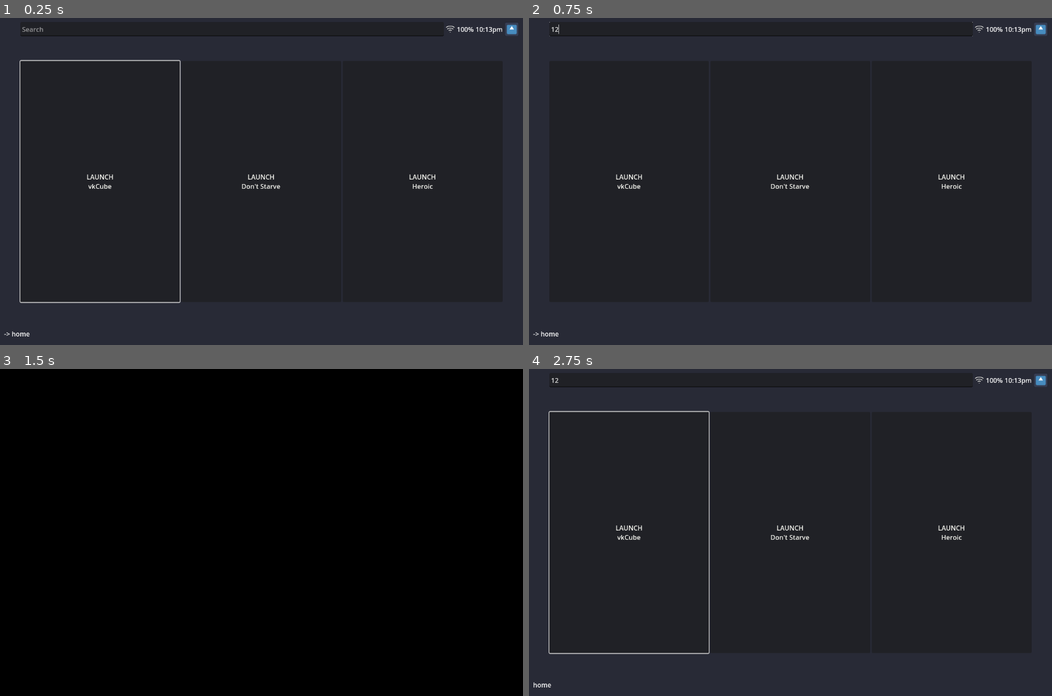
Above: before the commit, frames 1-4 (two rows, left to right).
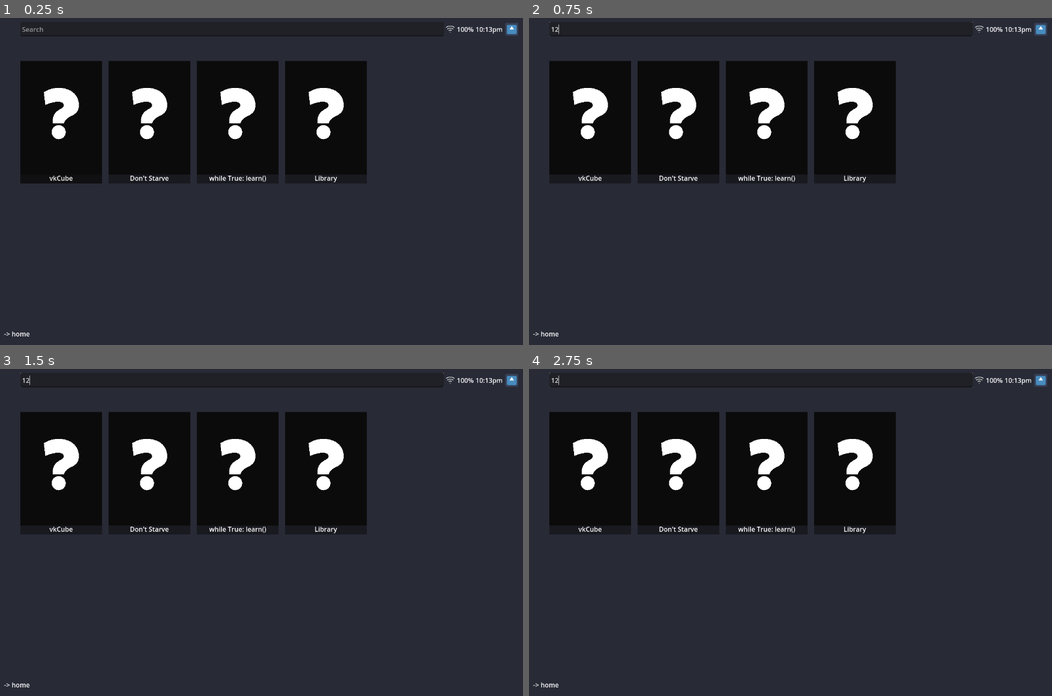
Above: after the commit, the same moments.

Repository: ShadowBlip/OpenGamepadUI
Game: Godot game, scene res://main.tscn
Two runs of this game, one before a commit and one after it. Both use one fixed random seed, a clock stepped at 60 frames per second and the inputs below. The engine's default icon, where the game draws it, is replaced by a stand-in: a white triangle on a blue panel in a dark square.
Inputs (mouse positions are in pixels of both pictures, inside the frame that each line leads up to):
- Up to frame 1 (0.25 s): no input
- Up to frame 2 (0.75 s): click (759, 27) at 0.52 s; type "12" at 0.6 s
- Up to frame 3 (1.5 s): click "LAUNCH vkCube" (after the commit: "vkCube") at 1.25 s
- Up to frame 4 (2.75 s): click (680, 473) at 2 s, where only the run after the commit has a clickable "Don't Starve"

The runs differ from the first frame. In frame 1, 22% of the frame differs, in the area x 3-84%, y 12-88%; in frame 2, 22%; in frame 3, 80%, in the area x 0-100%, y 0-100%; in frame 4, 22%.

Commit message:
Work on library menu and home screen

Diff:
--- a/core/ui/components/poster.gd
+++ b/core/ui/components/poster.gd
@@ -1,3 +1,4 @@
+@tool
 extends TextureButton
 
 enum LAYOUT_MODE {
@@ -10,18 +11,21 @@
 	LAYOUT_MODE.PORTRAIT: Vector2(600, 900) / 3,
 }
 
+@export var text: String = "Empty"
 @export_file("*.ogg") var focus_audio = "res://assets/audio/interface/glitch_004.ogg"
 @export_file("*.ogg") var select_audio = "res://assets/audio/interface/select_002.ogg"
 @export var layout: LAYOUT_MODE = LAYOUT_MODE.LANDSCAPE
 var focus_audio_stream = load(focus_audio)
 var select_audio_stream = load(select_audio)
 
+@onready var label: Label = $Label
 @onready var panel: Panel = $Panel
 @onready var panel_alpha: int = panel.modulate.a8
 
 # Called when the node enters the scene tree for the first time.
 func _ready() -> void:
 	_set_layout(LAYOUTS[layout])
+	label.text = text
 
 	# Connect to focus events
 	focus_entered.connect(_play_sound.bind(focus_audio_stream))
--- a/core/ui/components/poster.tscn
+++ b/core/ui/components/poster.tscn
@@ -24,7 +24,6 @@
 [node name="Panel" type="Panel" parent="."]
 modulate = Color(1, 1, 1, 0.501961)
 custom_minimum_size = Vector2(0, 22)
-layout_mode = 1
 anchors_preset = 12
 anchor_top = 1.0
 anchor_right = 1.0
@@ -36,7 +35,6 @@
 [node name="EmptyPanel" type="Panel" parent="."]
 modulate = Color(0.956863, 1, 0.760784, 1)
 show_behind_parent = true
-layout_mode = 1
 anchors_preset = 15
 anchor_right = 1.0
 anchor_bottom = 1.0
@@ -44,7 +42,6 @@
 grow_vertical = 2
 
 [node name="Label" type="Label" parent="."]
-layout_mode = 1
 anchors_preset = 12
 anchor_top = 1.0
 anchor_right = 1.0
--- a/core/ui/menu/home_menu.gd
+++ b/core/ui/menu/home_menu.gd
@@ -7,7 +7,7 @@
 	state_mgr.state_changed.connect(_on_state_changed)
 
 	# Grab the first button as focus
-	var button: Button = $MarginContainer/HBoxContainer/Button
+	var button: TextureButton = $MarginContainer/ScrollContainer/HBoxContainer/Button
 	button.grab_focus.call_deferred()
 
 func _on_state_changed(from: int, to: int):
@@ -16,5 +16,5 @@
 		state_mgr.remove_state(StateManager.State.HOME)
 	if to == StateManager.State.HOME:
 		# Grab the first button as focus
-		var button: Button = $MarginContainer/HBoxContainer/Button
+		var button: TextureButton = $MarginContainer/ScrollContainer/HBoxContainer/Button
 		button.grab_focus.call_deferred()
--- a/core/ui/menu/home_menu.tscn
+++ b/core/ui/menu/home_menu.tscn
@@ -1,9 +1,9 @@
-[gd_scene load_steps=5 format=3]
+[gd_scene load_steps=5 format=3 uid="uid://bj8ej083is2oc"]
 
 [ext_resource type="PackedScene" uid="uid://bargrxdqbu3gl" path="res://core/systems/launcher/launcher.tscn" id="1_pm3kc"]
 [ext_resource type="Theme" uid="uid://bko0q7gp1hwjp" path="res://assets/themes/dracula.tres" id="1_x16u8"]
 [ext_resource type="Script" path="res://core/ui/menu/home_menu.gd" id="2_inwir"]
-[ext_resource type="PackedScene" uid="uid://df5o1o2dsik84" path="res://core/ui/components/button.tscn" id="3_qu1mp"]
+[ext_resource type="PackedScene" uid="uid://dy11p1f1avde" path="res://core/ui/components/poster.tscn" id="5_hs4on"]
 
 [node name="HomeMenu" type="Control" groups=["menu"]]
 layout_mode = 3
@@ -18,6 +18,7 @@
 script = ExtResource("2_inwir")
 
 [node name="Panel" type="Panel" parent="."]
+layout_mode = 1
 anchors_preset = 15
 anchor_right = 1.0
 anchor_bottom = 1.0
@@ -25,6 +26,7 @@
 grow_vertical = 2
 
 [node name="MarginContainer" type="MarginContainer" parent="."]
+layout_mode = 1
 anchors_preset = 15
 anchor_right = 1.0
 anchor_bottom = 1.0
@@ -35,56 +37,86 @@
 theme_override_constants/margin_right = 50
 theme_override_constants/margin_bottom = 50
 
-[node name="HBoxContainer" type="HBoxContainer" parent="MarginContainer"]
+[node name="ScrollContainer" type="ScrollContainer" parent="MarginContainer"]
+layout_mode = 2
 offset_left = 50.0
 offset_top = 50.0
 offset_right = 1230.0
 offset_bottom = 750.0
+follow_focus = true
+horizontal_scroll_mode = 3
+vertical_scroll_mode = 0
+
+[node name="HBoxContainer" type="HBoxContainer" parent="MarginContainer/ScrollContainer"]
+layout_mode = 2
+offset_right = 848.0
+offset_bottom = 300.0
 grow_horizontal = 2
 grow_vertical = 2
+theme_override_constants/separation = 16
 
-[node name="Button" parent="MarginContainer/HBoxContainer" instance=ExtResource("3_qu1mp")]
+[node name="Button" parent="MarginContainer/ScrollContainer/HBoxContainer" instance=ExtResource("5_hs4on")]
+custom_minimum_size = Vector2(200, 300)
+layout_mode = 2
 anchors_preset = 0
 anchor_right = 0.0
 anchor_bottom = 0.0
-offset_right = 390.0
-offset_bottom = 700.0
+offset_right = 200.0
+offset_bottom = 300.0
 grow_horizontal = 1
 grow_vertical = 1
-text = "LAUNCH
-vkCube"
+text = "vkCube"
+layout = 1
 
-[node name="Launcher" parent="MarginContainer/HBoxContainer/Button" instance=ExtResource("1_pm3kc")]
+[node name="Launcher" parent="MarginContainer/ScrollContainer/HBoxContainer/Button" instance=ExtResource("1_pm3kc")]
 cmd = "vkcube"
 
-[node name="Button1" parent="MarginContainer/HBoxContainer" instance=ExtResource("3_qu1mp")]
+[node name="Button3" parent="MarginContainer/ScrollContainer/HBoxContainer" instance=ExtResource("5_hs4on")]
+custom_minimum_size = Vector2(200, 300)
+layout_mode = 2
 anchors_preset = 0
 anchor_right = 0.0
 anchor_bottom = 0.0
-offset_left = 394.0
-offset_right = 785.0
-offset_bottom = 700.0
+offset_left = 216.0
+offset_right = 416.0
+offset_bottom = 300.0
 grow_horizontal = 1
 grow_vertical = 1
-text = "LAUNCH
-Don't Starve"
+text = "Don't Starve"
+layout = 1
 
-[node name="Launcher" parent="MarginContainer/HBoxContainer/Button1" instance=ExtResource("1_pm3kc")]
+[node name="Launcher" parent="MarginContainer/ScrollContainer/HBoxContainer/Button3" instance=ExtResource("1_pm3kc")]
 cmd = "steam"
 args = PackedStringArray("steam://rungameid/219740")
 
-[node name="Button2" parent="MarginContainer/HBoxContainer" instance=ExtResource("3_qu1mp")]
+[node name="Button4" parent="MarginContainer/ScrollContainer/HBoxContainer" instance=ExtResource("5_hs4on")]
+custom_minimum_size = Vector2(200, 300)
+layout_mode = 2
 anchors_preset = 0
 anchor_right = 0.0
 anchor_bottom = 0.0
-offset_left = 789.0
-offset_right = 1180.0
-offset_bottom = 700.0
+offset_left = 432.0
+offset_right = 632.0
+offset_bottom = 300.0
 grow_horizontal = 1
 grow_vertical = 1
-text = "LAUNCH
-Heroic"
+text = "while True: learn()"
+layout = 1
 
-[node name="Launcher" parent="MarginContainer/HBoxContainer/Button2" instance=ExtResource("1_pm3kc")]
+[node name="Launcher" parent="MarginContainer/ScrollContainer/HBoxContainer/Button4" instance=ExtResource("1_pm3kc")]
 cmd = "xdg-open"
 args = PackedStringArray("heroic://launch/4f272a49a39742b795d63e1f483a7c7d")
+
+[node name="Poster" parent="MarginContainer/ScrollContainer/HBoxContainer" instance=ExtResource("5_hs4on")]
+custom_minimum_size = Vector2(200, 300)
+layout_mode = 2
+anchors_preset = 0
+anchor_right = 0.0
+anchor_bottom = 0.0
+offset_left = 648.0
+offset_right = 848.0
+offset_bottom = 300.0
+grow_horizontal = 1
+grow_vertical = 1
+text = "Library"
+layout = 1
--- a/core/ui/menu/library_menu.tscn
+++ b/core/ui/menu/library_menu.tscn
@@ -20,14 +20,24 @@
 grow_vertical = 2
 theme = ExtResource("2_7p3g5")
 
-[node name="VBoxContainer" type="VBoxContainer" parent="."]
+[node name="TabContainer" type="TabContainer" parent="."]
 anchors_preset = 15
 anchor_right = 1.0
 anchor_bottom = 1.0
 grow_horizontal = 2
 grow_vertical = 2
+theme = ExtResource("2_7p3g5")
+tab_alignment = 1
 
-[node name="MarginContainer" type="MarginContainer" parent="VBoxContainer"]
+[node name="All Games" type="VBoxContainer" parent="TabContainer"]
+anchors_preset = 15
+anchor_right = 1.0
+anchor_bottom = 1.0
+offset_top = 31.0
+grow_horizontal = 2
+grow_vertical = 2
+
+[node name="MarginContainer" type="MarginContainer" parent="TabContainer/All Games"]
 offset_right = 1280.0
 offset_bottom = 100.0
 grow_horizontal = 2
@@ -37,8 +47,58 @@
 theme_override_constants/margin_right = 50
 theme_override_constants/margin_bottom = 50
 
-[node name="GridContainer" type="GridContainer" parent="VBoxContainer/MarginContainer"]
+[node name="HFlowContainer" type="HFlowContainer" parent="TabContainer/All Games/MarginContainer"]
 offset_left = 50.0
 offset_top = 50.0
 offset_right = 1230.0
 offset_bottom = 50.0
+
+[node name="Installed" type="VBoxContainer" parent="TabContainer"]
+visible = false
+anchors_preset = 15
+anchor_right = 1.0
+anchor_bottom = 1.0
+offset_top = 31.0
+grow_horizontal = 2
+grow_vertical = 2
+
+[node name="MarginContainer" type="MarginContainer" parent="TabContainer/Installed"]
+offset_right = 1280.0
+offset_bottom = 100.0
+grow_horizontal = 2
+grow_vertical = 2
+theme_override_constants/margin_left = 50
+theme_override_constants/margin_top = 50
+theme_override_constants/margin_right = 50
+theme_override_constants/margin_bottom = 50
+
+[node name="HFlowContainer" type="HFlowContainer" parent="TabContainer/Installed/MarginContainer"]
+offset_left = 50.0
+offset_top = 50.0
+offset_right = 1230.0
+offset_bottom = 50.0
+
+[node name="Collections" type="VBoxContainer" parent="TabContainer"]
+visible = false
+anchors_preset = 15
+anchor_right = 1.0
+anchor_bottom = 1.0
+offset_top = 31.0
+grow_horizontal = 2
+grow_vertical = 2
+
+[node name="MarginContainer" type="MarginContainer" parent="TabContainer/Collections"]
+offset_right = 1280.0
+offset_bottom = 100.0
+grow_horizontal = 2
+grow_vertical = 2
+theme_override_constants/margin_left = 50
+theme_override_constants/margin_top = 50
+theme_override_constants/margin_right = 50
+theme_override_constants/margin_bottom = 50
+
+[node name="HFlowContainer" type="HFlowContainer" parent="TabContainer/Collections/MarginContainer"]
+offset_left = 50.0
+offset_top = 50.0
+offset_right = 1230.0
+offset_bottom = 50.0
--- a/core/ui/menu/store_menu.gd
+++ b/core/ui/menu/store_menu.gd
@@ -2,6 +2,7 @@
 
 @onready var state_manager: StateManager = get_node("/root/Main/StateManager")
 @onready var store_manager: StoreManager = get_node("/root/Main/StoreManager")
+
 var poster_scene: PackedScene = preload("res://core/ui/components/poster.tscn")
 var _current_store: String
 
@@ -28,8 +29,7 @@
 	poster.layout = poster.LAYOUT_MODE.LANDSCAPE
 	var img: Texture2D = load(store.store_image)
 	poster.texture_normal = img
-	var label: Label = poster.get_node("Label")
-	label.text = store.store_name
+	poster.text = store.store_name
 	poster.pressed.connect(_launch_store.bind(store))
 
 	grid.add_child(poster)
@@ -38,6 +38,7 @@
 func _on_state_changed(from: StateManager.State, to: StateManager.State) -> void:
 	visible = state_manager.has_state(StateManager.State.STORE)
 	if not visible:
+		_reset_store()
 		return
 	if visible and to == StateManager.State.IN_GAME:
 		state_manager.remove_state(StateManager.State.STORE)
@@ -52,6 +53,16 @@
 		for child in grid.get_children():
 			child.grab_focus.call_deferred()
 			break
+
+
+func _reset_store():
+		_current_store = ""
+		$StoresContent.visible = true
+		$HomeContent.visible = false
+		var grid: HFlowContainer = $HomeContent/ScrollContainer/HFlowContainer
+		for child in grid.get_children():
+			grid.remove_child(child)
+			child.queue_free()
 
 
 func _launch_store(store: Store):
@@ -77,16 +88,13 @@
 	var grid: HFlowContainer = $HomeContent/ScrollContainer/HFlowContainer
 	for i in results:
 		var item: StoreItem = i
-		print("Got item: ", item.id)
 
 		# Build a poster for each item on the store home
 		var poster: TextureButton = poster_scene.instantiate()
 		poster.layout = poster.LAYOUT_MODE.PORTRAIT
-		#var img: Texture2D = load("res://assets/images/placeholder-grid-portrait.png")
 		var img: Texture2D = item.texture
 		poster.texture_normal = img
-		var label: Label = poster.get_node("Label")
-		label.text = item.name
+		poster.text = item.name
 		#poster.pressed.connect(_launch_store.bind(store))
 		grid.add_child(poster)
 
--- a/core/ui/menu/store_menu.tscn
+++ b/core/ui/menu/store_menu.tscn
@@ -15,7 +15,6 @@
 script = ExtResource("1_cl0ln")
 
 [node name="Panel" type="Panel" parent="."]
-layout_mode = 1
 anchors_preset = 15
 anchor_right = 1.0
 anchor_bottom = 1.0
@@ -24,7 +23,6 @@
 theme = ExtResource("2_3di5k")
 
 [node name="StoresContent" type="MarginContainer" parent="."]
-layout_mode = 1
 anchors_preset = 15
 anchor_right = 1.0
 anchor_bottom = 1.0
@@ -36,7 +34,6 @@
 theme_override_constants/margin_bottom = 50
 
 [node name="ScrollContainer" type="ScrollContainer" parent="StoresContent"]
-layout_mode = 2
 offset_left = 50.0
 offset_top = 50.0
 offset_right = 1230.0
@@ -45,7 +42,6 @@
 horizontal_scroll_mode = 0
 
 [node name="HFlowContainer" type="HFlowContainer" parent="StoresContent/ScrollContainer"]
-layout_mode = 2
 offset_right = 1180.0
 offset_bottom = 31.0
 size_flags_horizontal = 3
@@ -53,7 +49,6 @@
 theme_override_constants/v_separation = 16
 
 [node name="Button" parent="StoresContent/ScrollContainer/HFlowContainer" instance=ExtResource("3_rolvk")]
-layout_mode = 2
 anchors_preset = 0
 anchor_right = 0.0
 anchor_bottom = 0.0
@@ -65,7 +60,6 @@
 
 [node name="HomeContent" type="MarginContainer" parent="."]
 visible = false
-layout_mode = 1
 anchors_preset = 15
 anchor_right = 1.0
 anchor_bottom = 1.0
@@ -77,7 +71,6 @@
 theme_override_constants/margin_bottom = 50
 
 [node name="ScrollContainer" type="ScrollContainer" parent="HomeContent"]
-layout_mode = 2
 offset_left = 50.0
 offset_top = 50.0
 offset_right = 1230.0
@@ -86,7 +79,6 @@
 horizontal_scroll_mode = 0
 
 [node name="HFlowContainer" type="HFlowContainer" parent="HomeContent/ScrollContainer"]
-layout_mode = 2
 offset_right = 1180.0
 size_flags_horizontal = 3
 theme_override_constants/h_separation = 16
@@ -94,7 +86,6 @@
 
 [node name="Loading01" parent="." instance=ExtResource("4_c22vd")]
 visible = false
-layout_mode = 1
 anchors_preset = 8
 anchor_left = 0.5
 anchor_top = 0.5
Not shown: 2 places in core/ui/components/poster.tscn that only renumber resources
Not shown: 1 places in main.tscn that only renumber resources
